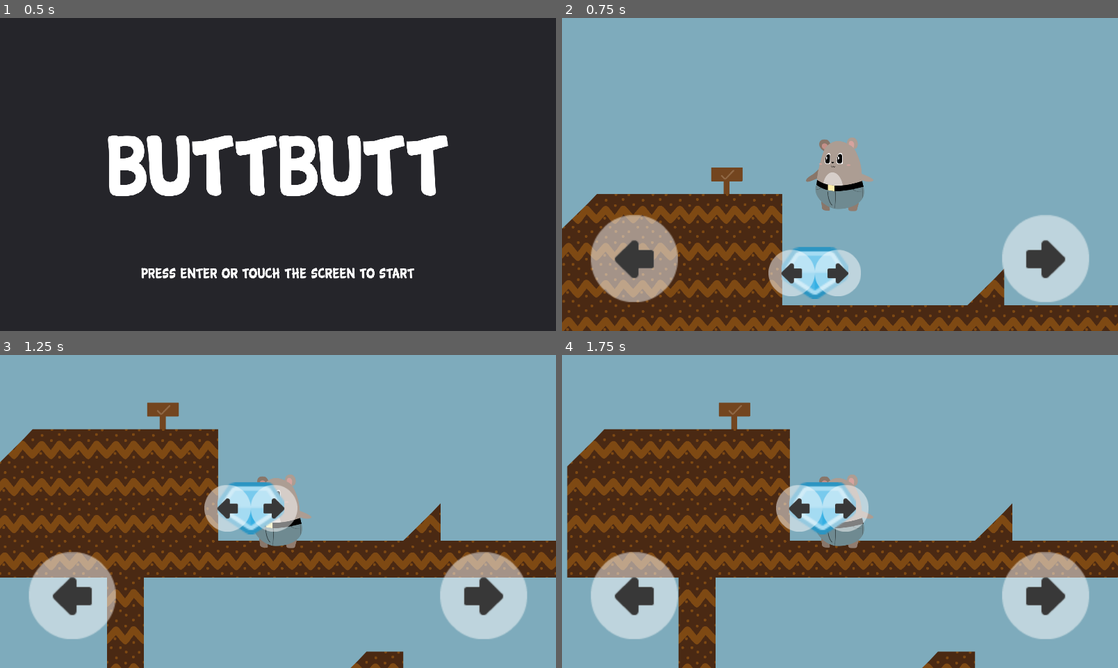
Above: before the commit, frames 1-4 (two rows, left to right).
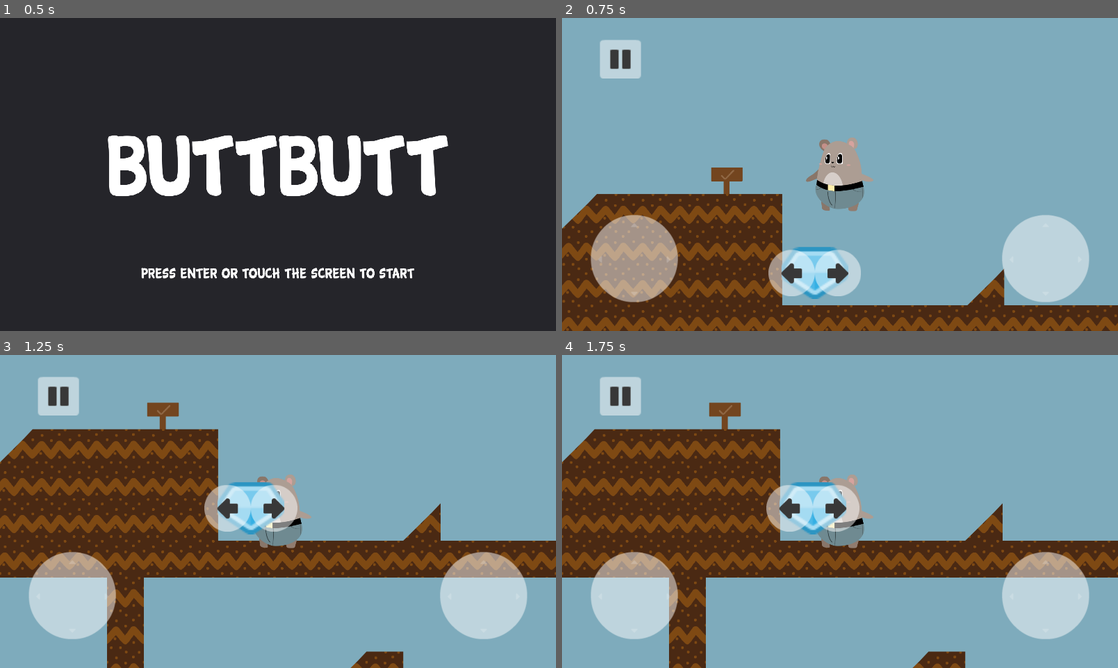
Above: after the commit, the same moments.

Repository: arnaudcoj/buttbutt_adventures
Game: Godot game, scene res://Main/scenes/Main.tscn
Two runs of this game, one before a commit and one after it. Both use one fixed random seed, a clock stepped at 60 frames per second and the inputs below.
Inputs (mouse positions are in pixels of both pictures, inside the frame that each line leads up to):
- Up to frame 1 (0.5 s): no input
- Up to frame 2 (0.75 s): tap Enter (ui_accept) at 0.5 s; move the mouse to (962, 158) at 0.52 s; hold Right (right_action) from 0.53 s (still down); click (962, 158) at 0.67 s
- Up to frame 3 (1.25 s): keep holding Right (right_action); tap Enter (ui_accept) at 0.77 s
- Up to frame 4 (1.75 s): release Right (right_action) at 1.25 s; click (623, 395) at 1.27 s

Frame 1 is identical in both runs. In frame 2, 2.0% of the frame differs, in the area x 5-91%, y 6-91%; in frame 3, 2.0%; in frame 4, 15%, in the area x 0-100%, y 6-100%.
Error in both runs: Trying to assign value of type 'Node' to a variable of type 'KinematicBody2D'. (res://Main/scripts/Splash.gd:4)

Commit message:
add pause screen

Diff:
--- a/sources/GUI/ControlCanvas/ControlButton.gd
+++ b/sources/GUI/ControlCanvas/ControlButton.gd
@@ -12,14 +12,16 @@
 			if touch_id == null and is_inside(event.position):
 				touch_id = event.index
 				Input.action_press(action)
+				print(action)
 		else:
 			if event.index == touch_id:
 				touch_id = null
 				Input.action_release(action)
+				print(action)
 
 func is_inside(position : Vector2) -> bool:
-	return (rect_position.x <= position.x and position.x <= rect_position.x + rect_size.x
-	and rect_position.y <= position.y and position.y <= rect_position.y + rect_size.y )
+	return (rect_global_position.x <= position.x and position.x <= rect_global_position.x + rect_size.x
+	and rect_global_position.y <= position.y and position.y <= rect_global_position.y + rect_size.y )
 
 func _exit_tree():
 	if touch_id != null:
--- a/sources/GUI/ControlCanvas/ControlButton.tscn
+++ b/sources/GUI/ControlCanvas/ControlButton.tscn
@@ -1,6 +1,7 @@
-[gd_scene load_steps=2 format=2]
+[gd_scene load_steps=3 format=2]
 
 [ext_resource path="res://GUI/ControlCanvas/ControlButton.gd" type="Script" id=1]
+[ext_resource path="res://GUI/sprites/TransparentLightTheme.tres" type="Theme" id=2]
 
 [node name="ControlButton" type="Control"]
 self_modulate = Color( 1, 1, 1, 0.0588235 )
@@ -8,3 +9,4 @@
 anchor_bottom = 1.0
 mouse_filter = 2
 script = ExtResource( 1 )
+controls_theme = ExtResource( 2 )
--- a/sources/GUI/ControlCanvas/RightControlButton.tscn
+++ b/sources/GUI/ControlCanvas/RightControlButton.tscn
@@ -4,7 +4,7 @@
 [ext_resource path="res://GUI/sprites/TransparentLightTheme.tres" type="Theme" id=2]
 [ext_resource path="res://GUI/sprites/debug/transparentLight/transparentLight05.png" type="Texture" id=3]
 
-[node name="ControlButton" instance=ExtResource( 1 )]
+[node name="ControlButton" index="0" instance=ExtResource( 1 )]
 anchor_left = 0.5
 action = "right_action"
 
--- a/sources/levels/Level.tscn
+++ b/sources/levels/Level.tscn
@@ -1,6 +1,139 @@
-[gd_scene load_steps=2 format=2]
+[gd_scene load_steps=13 format=2]
 
 [ext_resource path="res://levels/scripts/Level.gd" type="Script" id=1]
+[ext_resource path="res://GUI/sprites/debug/transparentLight/transparentLight12.png" type="Texture" id=2]
+[ext_resource path="res://GUI/sprites/debug/transparentLight/transparentLight10.png" type="Texture" id=3]
+[ext_resource path="res://GUI/ControlCanvas/ControlCanvas.tscn" type="PackedScene" id=4]
+[ext_resource path="res://GUI/fonts/Cartwheel/Sansani Fonts - Cartwheel.otf" type="DynamicFontData" id=5]
+[ext_resource path="res://GUI/sprites/debug/transparentLight/transparentLight33.png" type="Texture" id=6]
+[ext_resource path="res://GUI/sprites/debug/transparentLight/transparentLight19.png" type="Texture" id=7]
+[ext_resource path="res://utils/scripts/fsm/FSM.gd" type="Script" id=8]
+[ext_resource path="res://levels/scripts/fsm/GameState.gd" type="Script" id=9]
+[ext_resource path="res://levels/scripts/fsm/PauseState.gd" type="Script" id=10]
+[ext_resource path="res://levels/scripts/fsm/QuitGameState.gd" type="Script" id=11]
+
+[sub_resource type="DynamicFont" id=1]
+size = 100
+font_data = ExtResource( 5 )
 
 [node name="Level" type="Node2D"]
 script = ExtResource( 1 )
+
+[node name="CanvasLayer" type="CanvasLayer" parent="."]
+
+[node name="InGameCanvas" type="Control" parent="CanvasLayer"]
+anchor_right = 1.0
+anchor_bottom = 1.0
+mouse_filter = 1
+
+[node name="HUD" type="Control" parent="CanvasLayer/InGameCanvas"]
+anchor_right = 1.0
+anchor_bottom = 1.0
+mouse_filter = 1
+
+[node name="TopPanel" type="Control" parent="CanvasLayer/InGameCanvas/HUD"]
+anchor_right = 1.0
+margin_bottom = 300.0
+mouse_filter = 1
+
+[node name="PauseButton" type="TextureButton" parent="CanvasLayer/InGameCanvas/HUD/TopPanel"]
+margin_left = 131.235
+margin_top = 75.8701
+margin_right = 273.235
+margin_bottom = 208.87
+texture_normal = ExtResource( 2 )
+texture_pressed = ExtResource( 3 )
+expand = true
+
+[node name="ControlCanvas" parent="CanvasLayer/InGameCanvas/HUD" instance=ExtResource( 4 )]
+anchor_top = 1.0
+margin_top = -750.0
+
+[node name="PauseScreen" type="Control" parent="CanvasLayer/InGameCanvas"]
+anchor_right = 1.0
+anchor_bottom = 1.0
+mouse_filter = 1
+
+[node name="Background" type="ColorRect" parent="CanvasLayer/InGameCanvas/PauseScreen"]
+anchor_right = 1.0
+anchor_bottom = 1.0
+color = Color( 0, 0, 0, 0.196078 )
+
+[node name="Popup" type="Control" parent="CanvasLayer/InGameCanvas/PauseScreen/Background"]
+anchor_left = 0.5
+anchor_top = 0.5
+anchor_right = 0.5
+anchor_bottom = 0.5
+margin_left = -500.0
+margin_top = -350.0
+margin_right = 500.0
+margin_bottom = 250.0
+mouse_filter = 1
+
+[node name="Panel" type="Panel" parent="CanvasLayer/InGameCanvas/PauseScreen/Background/Popup"]
+anchor_right = 1.0
+anchor_bottom = 1.0
+mouse_filter = 1
+
+[node name="Label" type="Label" parent="CanvasLayer/InGameCanvas/PauseScreen/Background/Popup/Panel"]
+anchor_right = 1.0
+margin_top = 50.0
+margin_bottom = 14.0
+mouse_filter = 1
+custom_fonts/font = SubResource( 1 )
+text = "PAUSE"
+align = 1
+valign = 1
+
+[node name="Buttons" type="Control" parent="CanvasLayer/InGameCanvas/PauseScreen/Background/Popup/Panel"]
+anchor_top = 1.0
+anchor_right = 1.0
+anchor_bottom = 1.0
+margin_top = -300.0
+mouse_filter = 1
+
+[node name="QuitButton" type="TextureButton" parent="CanvasLayer/InGameCanvas/PauseScreen/Background/Popup/Panel/Buttons"]
+anchor_left = 0.25
+anchor_top = 0.4
+anchor_right = 0.25
+anchor_bottom = 0.4
+margin_left = -120.0
+margin_top = -120.0
+margin_right = 120.0
+margin_bottom = 120.0
+texture_normal = ExtResource( 6 )
+texture_pressed = ExtResource( 3 )
+expand = true
+
+[node name="ResumeButton" type="TextureButton" parent="CanvasLayer/InGameCanvas/PauseScreen/Background/Popup/Panel/Buttons"]
+anchor_left = 0.75
+anchor_top = 0.4
+anchor_right = 0.75
+anchor_bottom = 0.4
+margin_left = -120.0
+margin_top = -120.0
+margin_right = 120.0
+margin_bottom = 120.0
+texture_normal = ExtResource( 7 )
+texture_pressed = ExtResource( 3 )
+expand = true
+
+[node name="LevelFSM" type="Node" parent="."]
+script = ExtResource( 8 )
+
+[node name="Game" type="Node" parent="LevelFSM"]
+script = ExtResource( 9 )
+pause_button_path = NodePath("../../CanvasLayer/InGameCanvas/HUD/TopPanel/PauseButton")
+pause_screen_path = NodePath("../../CanvasLayer/InGameCanvas/PauseScreen")
+hud_screen_path = NodePath("../../CanvasLayer/InGameCanvas/HUD")
+
+[node name="Pause" type="Node" parent="LevelFSM"]
+script = ExtResource( 10 )
+pause_screen_path = NodePath("../../CanvasLayer/InGameCanvas/PauseScreen")
+hud_screen_path = NodePath("../../CanvasLayer/InGameCanvas/HUD")
+quit_button_path = NodePath("../../CanvasLayer/InGameCanvas/PauseScreen/Background/Popup/Panel/Buttons/QuitButton")
+resume_button_path = NodePath("../../CanvasLayer/InGameCanvas/PauseScreen/Background/Popup/Panel/Buttons/ResumeButton")
+
+[node name="Quit" type="Node" parent="LevelFSM"]
+script = ExtResource( 11 )
+level_path = NodePath("../..")
--- a/sources/levels/Level1.tscn
+++ b/sources/levels/Level1.tscn
@@ -1,12 +1,11 @@
-[gd_scene load_steps=10 format=2]
+[gd_scene load_steps=9 format=2]
 
 [ext_resource path="res://levels/Level.tscn" type="PackedScene" id=1]
 [ext_resource path="res://levels/tilesets/debug_tileset.tres" type="TileSet" id=2]
 [ext_resource path="res://entities/buttbutt/ButtButt.tscn" type="PackedScene" id=3]
-[ext_resource path="res://GUI/ControlCanvas/ControlCanvas.tscn" type="PackedScene" id=4]
-[ext_resource path="res://levels/DeathZone.tscn" type="PackedScene" id=5]
-[ext_resource path="res://levels/GoalZone.tscn" type="PackedScene" id=6]
-[ext_resource path="res://levels/ControlsChanger.tscn" type="PackedScene" id=7]
+[ext_resource path="res://levels/DeathZone.tscn" type="PackedScene" id=4]
+[ext_resource path="res://levels/GoalZone.tscn" type="PackedScene" id=5]
+[ext_resource path="res://levels/ControlsChanger.tscn" type="PackedScene" id=6]
 
 [sub_resource type="RectangleShape2D" id=1]
 extents = Vector2( 6441.5, 460.863 )
@@ -25,17 +24,13 @@
 [node name="ButtButt" parent="." index="1" instance=ExtResource( 3 )]
 position = Vector2( 254.73, 245.192 )
 
-[node name="CanvasLayer" type="CanvasLayer" parent="." index="2"]
-
-[node name="ControlCanvas" parent="CanvasLayer" index="0" instance=ExtResource( 4 )]
-
-[node name="DeathZone" parent="." index="3" instance=ExtResource( 5 )]
+[node name="DeathZone" parent="." index="3" instance=ExtResource( 4 )]
 position = Vector2( 2329.63, 3192.64 )
 
 [node name="CollisionShape2D" type="CollisionShape2D" parent="DeathZone" index="0"]
 shape = SubResource( 1 )
 
-[node name="GoalZone" parent="." index="4" instance=ExtResource( 6 )]
+[node name="GoalZone" parent="." index="4" instance=ExtResource( 5 )]
 position = Vector2( -35.7979, 150.589 )
 
 [node name="CollisionShape2D" type="CollisionShape2D" parent="GoalZone" index="0"]
@@ -46,36 +41,35 @@
 "_edit_lock_": true
 }
 
-[node name="ControlsChanger1" parent="ControlsChangers" index="0" instance=ExtResource( 7 )]
+[node name="ControlsChanger1" parent="ControlsChangers" index="0" instance=ExtResource( 6 )]
 position = Vector2( 241, 528.484 )
 
-[node name="ControlsChanger2" parent="ControlsChangers" index="1" instance=ExtResource( 7 )]
+[node name="ControlsChanger2" parent="ControlsChangers" index="1" instance=ExtResource( 6 )]
 position = Vector2( 1730.42, 1193.97 )
 right_action = "jump"
 
-[node name="ControlsChanger3" parent="ControlsChangers" index="2" instance=ExtResource( 7 )]
+[node name="ControlsChanger3" parent="ControlsChangers" index="2" instance=ExtResource( 6 )]
 position = Vector2( -181.992, 2346.35 )
 left_action = "jump"
 
-[node name="ControlsChanger8" parent="ControlsChangers" index="3" instance=ExtResource( 7 )]
+[node name="ControlsChanger8" parent="ControlsChangers" index="3" instance=ExtResource( 6 )]
 position = Vector2( 1112.71, 2483.67 )
 left_action = "jump"
 
-[node name="ControlsChanger4" parent="ControlsChangers" index="4" instance=ExtResource( 7 )]
+[node name="ControlsChanger4" parent="ControlsChangers" index="4" instance=ExtResource( 6 )]
 position = Vector2( 2212.11, 2208.04 )
 right_action = "jump"
 
-[node name="ControlsChanger5" parent="ControlsChangers" index="5" instance=ExtResource( 7 )]
+[node name="ControlsChanger5" parent="ControlsChangers" index="5" instance=ExtResource( 6 )]
 position = Vector2( 1621.61, 2083.63 )
 left_action = "jump"
 
-[node name="ControlsChanger6" parent="ControlsChangers" index="6" instance=ExtResource( 7 )]
+[node name="ControlsChanger6" parent="ControlsChangers" index="6" instance=ExtResource( 6 )]
 position = Vector2( 2224.78, 1574.25 )
 right_action = "jump"
 
-[node name="ControlsChanger7" parent="ControlsChangers" index="7" instance=ExtResource( 7 )]
+[node name="ControlsChanger7" parent="ControlsChangers" index="7" instance=ExtResource( 6 )]
 position = Vector2( -2621.12, 1181.78 )
 left_action = "jump"
-[connection signal="controls" from="ButtButt" to="CanvasLayer/ControlCanvas" method="update_controls_icons"]
 [connection signal="dead" from="ButtButt" to="." method="on_game_over"]
 [connection signal="goal" from="ButtButt" to="." method="on_game_over"]
--- /dev/null
+++ b/sources/levels/scripts/fsm/GameState.gd
@@ -0,0 +1,33 @@
+extends FSMState
+
+export (NodePath) var pause_button_path
+onready var pause_button : Button = get_node(pause_button_path)
+
+export (NodePath) var pause_screen_path
+onready var pause_screen = get_node(pause_screen_path)
+
+export (NodePath) var hud_screen_path
+onready var hud_screen : Control = get_node(hud_screen_path)
+
+var pause_requested
+
+func _on_PauseButton_pressed():
+	pause_requested = true
+
+func get_next_state():
+	if pause_requested:
+		return $"../Pause"
+	return null
+
+func enter_state():
+	print("enter ", name)
+	pause_button.connect("pressed", self, "_on_PauseButton_pressed")
+	pause_screen.hide()
+	hud_screen.show()
+
+func leave_state():
+	pause_requested = false
+	pause_button.disconnect("pressed", self, "_on_PauseButton_pressed")
+
+func _enter_tree():
+	pause_requested = false
--- /dev/null
+++ b/sources/levels/scripts/fsm/PauseState.gd
@@ -0,0 +1,45 @@
+extends FSMState
+
+export (NodePath) var pause_screen_path
+onready var pause_screen = get_node(pause_screen_path)
+
+export (NodePath) var hud_screen_path
+onready var hud_screen : Control = get_node(hud_screen_path)
+
+export (NodePath) var quit_button_path
+onready var quit_button : Button = get_node(quit_button_path)
+
+export (NodePath) var resume_button_path
+onready var resume_button : Button = get_node(resume_button_path)
+
+enum { NONE, QUIT, RESUME }
+var action_wanted
+
+func get_next_state():
+	if action_wanted == QUIT:
+		return $"../Quit"
+	elif action_wanted == RESUME:
+		return $"../Game"
+
+func leave_state():
+	resume_button.disconnect("pressed", self, "_on_resume_pressed")
+	quit_button.disconnect("pressed", self, "_on_quit_pressed")
+	action_wanted = NONE
+
+func enter_state():
+	print("enter ", name)
+	pause_screen.show()
+	hud_screen.hide()
+	resume_button.connect("pressed", self, "_on_resume_pressed")
+	quit_button.connect("pressed", self, "_on_quit_pressed")
+
+func _enter_tree():
+	get_node(pause_screen_path).hide()
+	get_node(hud_screen_path).show()
+	action_wanted = NONE
+
+func _on_resume_pressed():
+	action_wanted = RESUME
+
+func _on_quit_pressed():
+	action_wanted = QUIT
--- /dev/null
+++ b/sources/levels/scripts/fsm/QuitGameState.gd
@@ -0,0 +1,8 @@
+extends FSMState
+
+export (NodePath) var level_path
+onready var level = get_node(level_path)
+
+func enter_state():
+	print("enter ", name)
+	level.on_game_over()
